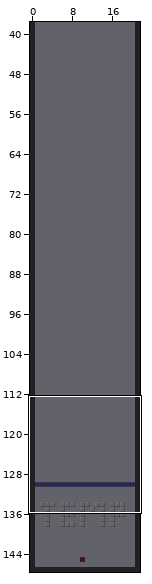
An edit to a level. Tiled map, tiled/level6.tmx. The first picture is a wide view before the edit; the outline marks the close-up.
Close-up. First the earlier version:
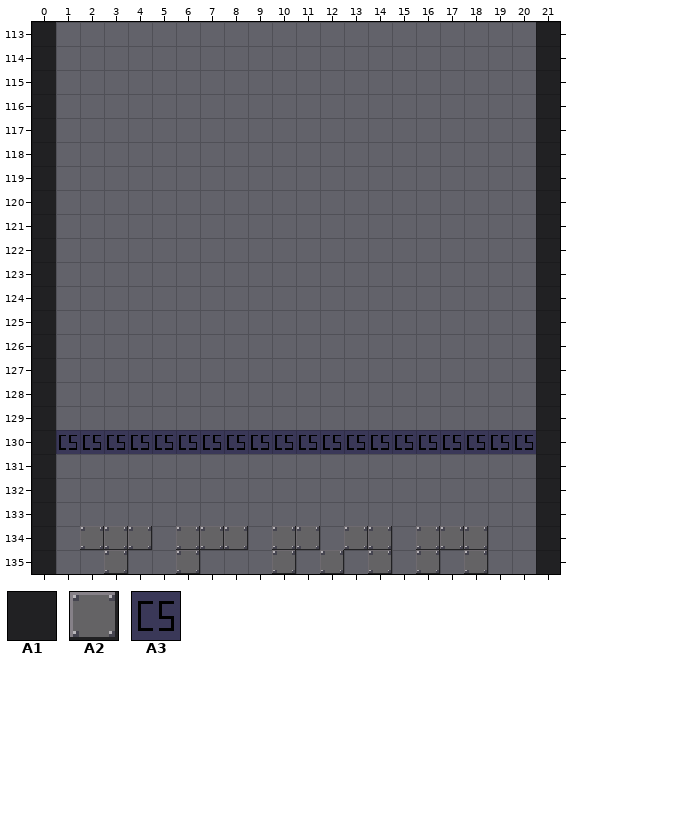
Cells are 16x16 px. Shown: x 0..21, y 113..135. The commit also changed other parts of the map, which this record leaves out. The old version is drawn lined up with the new one.
Key: from "Tilesheet": A1 13, A2 16, A3 200.
__ is an empty cell.
Layer "background" before, first column x 0:
113 __ __ __ __ __ __ __ __ __ __ __ __ __ __ __ __ __ __ __ __ __ __
114 __ __ __ __ __ __ __ __ __ __ __ __ __ __ __ __ __ __ __ __ __ __
115 __ __ __ __ __ __ __ __ __ __ __ __ __ __ __ __ __ __ __ __ __ __
116 __ __ __ __ __ __ __ __ __ __ __ __ __ __ __ __ __ __ __ __ __ __
117 __ __ __ __ __ __ __ __ __ __ __ __ __ __ __ __ __ __ __ __ __ __
118 __ __ __ __ __ __ __ __ __ __ __ __ __ __ __ __ __ __ __ __ __ __
119 __ __ __ __ __ __ __ __ __ __ __ __ __ __ __ __ __ __ __ __ __ __
120 __ __ __ __ __ __ __ __ __ __ __ __ __ __ __ __ __ __ __ __ __ __
121 __ __ __ __ __ __ __ __ __ __ __ __ __ __ __ __ __ __ __ __ __ __
122 __ __ __ __ __ __ __ __ __ __ __ __ __ __ __ __ __ __ __ __ __ __
123 __ __ __ __ __ __ __ __ __ __ __ __ __ __ __ __ __ __ __ __ __ __
124 __ __ __ __ __ __ __ __ __ __ __ __ __ __ __ __ __ __ __ __ __ __
125 __ __ __ __ __ __ __ __ __ __ __ __ __ __ __ __ __ __ __ __ __ __
126 __ __ __ __ __ __ __ __ __ __ __ __ __ __ __ __ __ __ __ __ __ __
127 __ __ __ __ __ __ __ __ __ __ __ __ __ __ __ __ __ __ __ __ __ __
128 __ __ __ __ __ __ __ __ __ __ __ __ __ __ __ __ __ __ __ __ __ __
129 __ __ __ __ __ __ __ __ __ __ __ __ __ __ __ __ __ __ __ __ __ __
130 __ __ __ __ __ __ __ __ __ __ __ __ __ __ __ __ __ __ __ __ __ __
131 __ __ __ __ __ __ __ __ __ __ __ __ __ __ __ __ __ __ __ __ __ __
132 __ __ __ __ __ __ __ __ __ __ __ __ __ __ __ __ __ __ __ __ __ __
133 __ __ __ __ __ __ __ __ __ __ __ __ __ __ __ __ __ __ __ __ __ __
134 __ __ A2 A2 A2 __ A2 A2 A2 __ A2 A2 __ A2 A2 __ A2 A2 A2 __ __ __
135 __ __ __ A2 __ __ A2 __ __ __ A2 __ A2 __ A2 __ A2 __ A2 __ __ __
Layer "foreground" before, first column x 0:
113 A1 __ __ __ __ __ __ __ __ __ __ __ __ __ __ __ __ __ __ __ __ A1
114 A1 __ __ __ __ __ __ __ __ __ __ __ __ __ __ __ __ __ __ __ __ A1
115 A1 __ __ __ __ __ __ __ __ __ __ __ __ __ __ __ __ __ __ __ __ A1
116 A1 __ __ __ __ __ __ __ __ __ __ __ __ __ __ __ __ __ __ __ __ A1
117 A1 __ __ __ __ __ __ __ __ __ __ __ __ __ __ __ __ __ __ __ __ A1
118 A1 __ __ __ __ __ __ __ __ __ __ __ __ __ __ __ __ __ __ __ __ A1
119 A1 __ __ __ __ __ __ __ __ __ __ __ __ __ __ __ __ __ __ __ __ A1
120 A1 __ __ __ __ __ __ __ __ __ __ __ __ __ __ __ __ __ __ __ __ A1
121 A1 __ __ __ __ __ __ __ __ __ __ __ __ __ __ __ __ __ __ __ __ A1
122 A1 __ __ __ __ __ __ __ __ __ __ __ __ __ __ __ __ __ __ __ __ A1
123 A1 __ __ __ __ __ __ __ __ __ __ __ __ __ __ __ __ __ __ __ __ A1
124 A1 __ __ __ __ __ __ __ __ __ __ __ __ __ __ __ __ __ __ __ __ A1
125 A1 __ __ __ __ __ __ __ __ __ __ __ __ __ __ __ __ __ __ __ __ A1
126 A1 __ __ __ __ __ __ __ __ __ __ __ __ __ __ __ __ __ __ __ __ A1
127 A1 __ __ __ __ __ __ __ __ __ __ __ __ __ __ __ __ __ __ __ __ A1
128 A1 __ __ __ __ __ __ __ __ __ __ __ __ __ __ __ __ __ __ __ __ A1
129 A1 __ __ __ __ __ __ __ __ __ __ __ __ __ __ __ __ __ __ __ __ A1
130 A1 A3 A3 A3 A3 A3 A3 A3 A3 A3 A3 A3 A3 A3 A3 A3 A3 A3 A3 A3 A3 A1
131 A1 __ __ __ __ __ __ __ __ __ __ __ __ __ __ __ __ __ __ __ __ A1
132 A1 __ __ __ __ __ __ __ __ __ __ __ __ __ __ __ __ __ __ __ __ A1
133 A1 __ __ __ __ __ __ __ __ __ __ __ __ __ __ __ __ __ __ __ __ A1
134 A1 __ __ __ __ __ __ __ __ __ __ __ __ __ __ __ __ __ __ __ __ A1
135 A1 __ __ __ __ __ __ __ __ __ __ __ __ __ __ __ __ __ __ __ __ A1
The result:
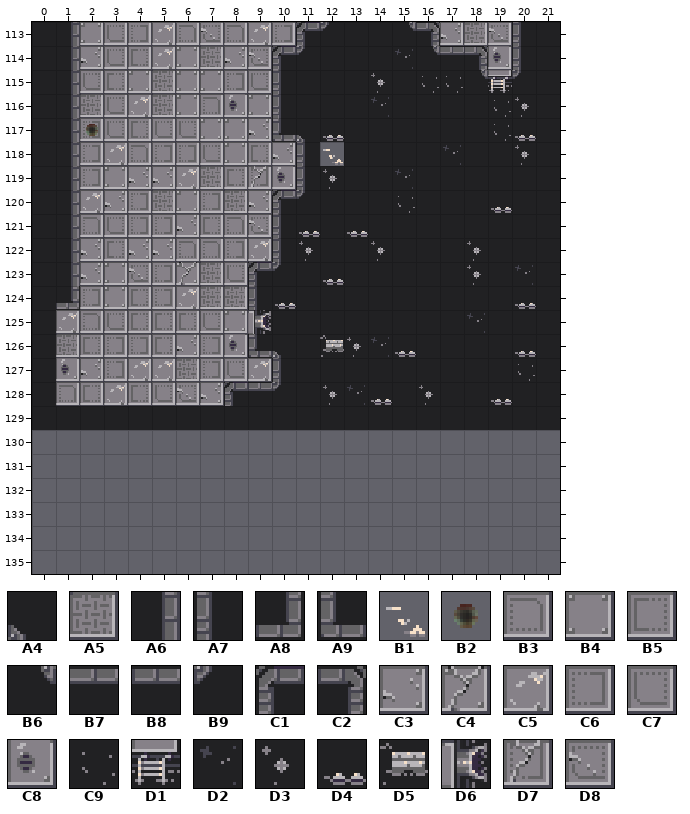
Further tiles: from "Tilesheet": A4 3, A5 5, A6 15, A7 18, A8 19, A9 20, B1 26, B2 28, B3 31, B4 32, B5 41, B6 45, B7 46, B8 47, B9 48, C1 49, C2 50, C3 51, C4 52, C5 53, C6 56, C7 57, C8 63, C9 76, D1 83, D2 84, D3 90, D4 95, D5 96, D6 103, D7 118, D8 119.
Diff:
Changed rows in their new state; .. is an unchanged cell.
map size 22x148 -> 22x130 cells
Layer "background":
first column x 1:
113 .. B4 C7 C6 C5 B3 D8 B3 C5 C6 .. .. A1 A1 .. .. C3 A5 D8 ..
114 .. C3 C7 B5 C5 B4 A5 C3 D8 .. .. A1 A1 A1 D2 .. .. .. C8 ..
115 .. C7 B5 B4 A5 B4 B4 C6 C7 .. A1 A1 A1 D3 A1 C9 C9 .. .. ..
116 .. A5 C7 C5 A5 B4 B3 C8 B4 .. A1 A1 A1 D2 A1 A1 A1 A1 C9 D3
117 .. C6 C7 B5 C7 C7 B4 B4 C3 .. .. D4 A1 A1 A1 A1 A1 A1 C9 D4
118 .. C6 C5 B3 C6 C6 C7 B4 B5 C3 .. B1 A1 A1 A1 A1 D2 A1 A1 D3
119 .. C6 B4 C3 C3 C5 A5 B5 D7 C8 .. D3 A1 A1 D2 A1 A1 A1 A1 A1
120 .. C5 C3 C6 A5 B4 C6 A5 C3 .. .. A1 A1 A1 C9 A1 A1 A1 D4 A1
121 .. B3 C7 C6 C6 C3 B5 B3 D8 .. D4 A1 D4 A1 A1 A1 A1 A1 A1 A1
122 .. C3 B5 C3 C3 B3 B3 C6 C5 .. D3 A1 A1 D3 A1 A1 A1 D3 A1 A1
123 .. C3 B4 D8 C6 C4 A5 C7 .. .. A1 D4 A1 A1 A1 A1 A1 D3 A1 D2
124 .. C6 B4 B5 C6 C5 A5 A5 .. D4 A1 A1 A1 A1 A1 A1 A1 A1 A1 D4
125 C5 B3 C7 B5 B5 B5 C7 B4 .. A1 A1 A1 A1 A1 A1 A1 A1 D2 A1 A1
126 A5 B5 C6 C6 B5 C3 C6 C8 .. .. A1 D5 D3 D2 D4 A1 A1 A1 A1 D4
127 C8 C3 C6 C5 C5 A5 C6 C7 C5 .. A1 A1 A1 A1 A1 A1 A1 A1 A1 C9
128 B3 B5 C5 B5 C7 D8 C3 .. .. .. A1 D3 D2 D4 A1 D3 A1 A1 D4 A1
first column x 2:
134 __ __ __ .. __ __ __ .. __ __ .. __ __ .. __ __ __
135 .. __ .. .. __ .. .. .. __ .. __ .. __ .. __ .. __
Layer "foreground":
first column x 0:
113 .. A6 .. .. .. .. .. .. .. .. .. C1 B9 .. .. B6 C2 .. .. .. A7 ..
114 .. A6 .. .. .. .. .. .. .. .. C1 B9 .. .. .. .. B6 B7 C2 .. A7 ..
115 .. A6 .. .. .. .. .. .. .. .. A7 .. .. .. .. .. .. .. B6 D1 B9 ..
116 .. A6 .. .. .. .. .. .. .. .. A7 .. .. .. .. .. .. .. .. .. .. ..
117 .. A6 B2 .. .. .. .. .. .. .. A9 A4 .. .. .. .. .. .. .. .. .. ..
118 .. A6 .. .. .. .. .. .. .. .. .. A7 .. .. .. .. .. .. .. .. .. ..
119 .. A6 .. .. .. .. .. .. .. .. .. A7 .. .. .. .. .. .. .. .. .. ..
120 .. A6 .. .. .. .. .. .. .. .. C1 B9 .. .. .. .. .. .. .. .. .. ..
121 .. A6 .. .. .. .. .. .. .. .. A7 .. .. .. .. .. .. .. .. .. .. ..
122 .. A6 .. .. .. .. .. .. .. .. A7 .. .. .. .. .. .. .. .. .. .. ..
123 .. A6 .. .. .. .. .. .. .. C1 B9 .. .. .. .. .. .. .. .. .. .. ..
124 .. A8 .. .. .. .. .. .. .. A7 .. .. .. .. .. .. .. .. .. .. .. ..
125 .. .. .. .. .. .. .. .. .. D6 .. .. .. .. .. .. .. .. .. .. .. ..
126 .. .. .. .. .. .. .. .. .. A9 A4 .. .. .. .. .. .. .. .. .. .. ..
127 .. .. .. .. .. .. .. .. .. .. A7 .. .. .. .. .. .. .. .. .. .. ..
128 .. .. .. .. .. .. .. .. C1 B8 B9 .. .. .. .. .. .. .. .. .. .. ..
129 .. A1 A1 A1 A1 A1 A1 A1 A1 A1 A1 A1 A1 A1 A1 A1 A1 A1 A1 A1 A1 ..
130 __ __ __ __ __ __ __ __ __ __ __ __ __ __ __ __ __ __ __ __ __ __
131 __ .. .. .. .. .. .. .. .. .. .. .. .. .. .. .. .. .. .. .. .. __
132 __ .. .. .. .. .. .. .. .. .. .. .. .. .. .. .. .. .. .. .. .. __
133 __ .. .. .. .. .. .. .. .. .. .. .. .. .. .. .. .. .. .. .. .. __
134 __ .. .. .. .. .. .. .. .. .. .. .. .. .. .. .. .. .. .. .. .. __
135 __ .. .. .. .. .. .. .. .. .. .. .. .. .. .. .. .. .. .. .. .. __
